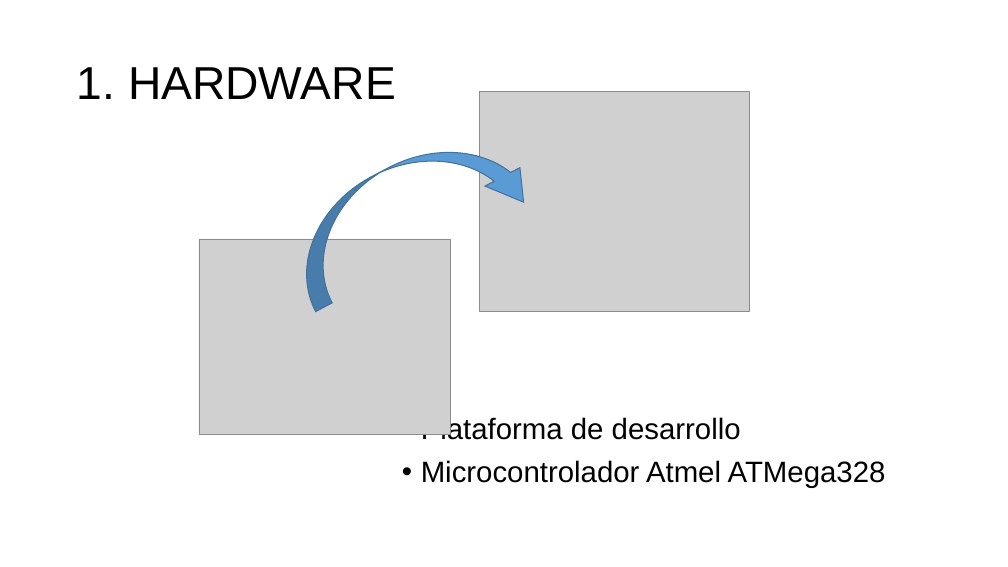
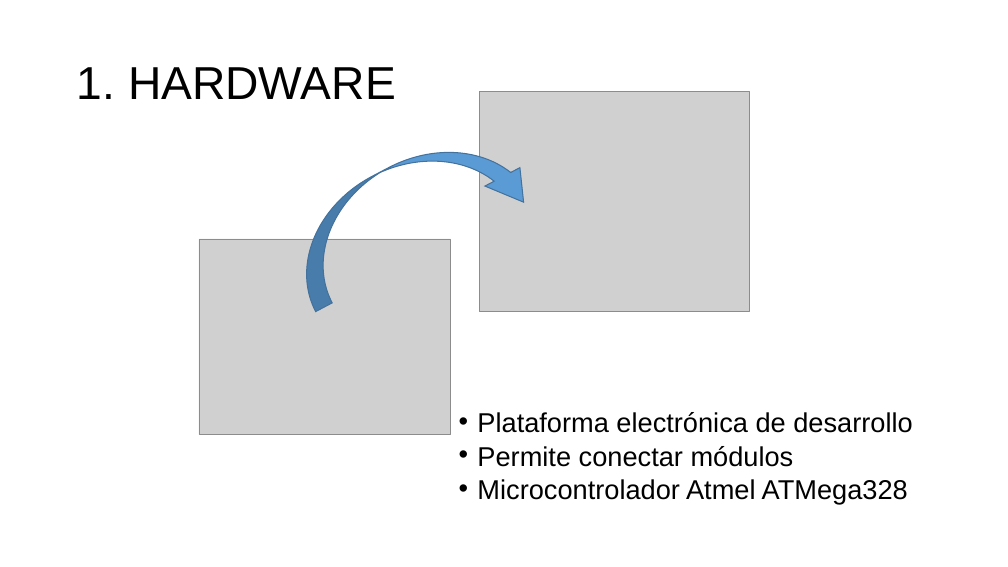
Before and after one commit to aludena18/Tesis, a slide deck: slide 11 of Telelocalización y Captura de Imágenes.pptx. Drawn at 1008x567 pixels with LibreOffice and Linux fonts; fonts in the diff are those of the drawing; grey boxes stand for pictures. Boxes give left, top, right and bottom in pixels: in the first picture for what was removed or moved away, otherwise in the second. Text is boxed around its words. In the diff, an @@ line names an element or a change of style, - is before the commit and + after.

```diff
--- a/Telelocalización y Captura de Imágenes.pptx
+++ b/Telelocalización y Captura de Imágenes.pptx
@@ text "Plataforma electrónica de desarrollo" moved from (x1=421, y1=416, x2=886, y2=488) to (x1=477, y1=412, x2=912, y2=504) @@
@@ text at (x1=477, y1=412, x2=912, y2=467): text changed; size 28 to 25.9 pt @@
-• Plataforma de desarrollo
+• Plataforma electrónica de desarrollo
+• Permite conectar módulos
@@ text at (x1=477, y1=479, x2=908, y2=504): size 28 to 25.9 pt in "Microcontrolador Atmel ATMega328"; line spacing 0.9 to 0.7 @@
```
Also in this commit, not shown: 14 other slides changed, 1 other file.
